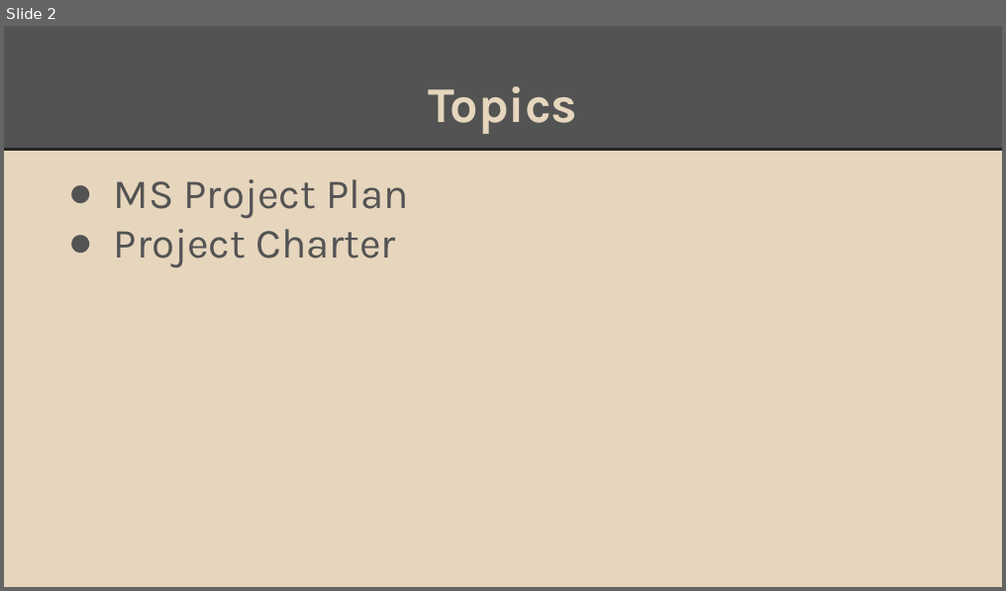
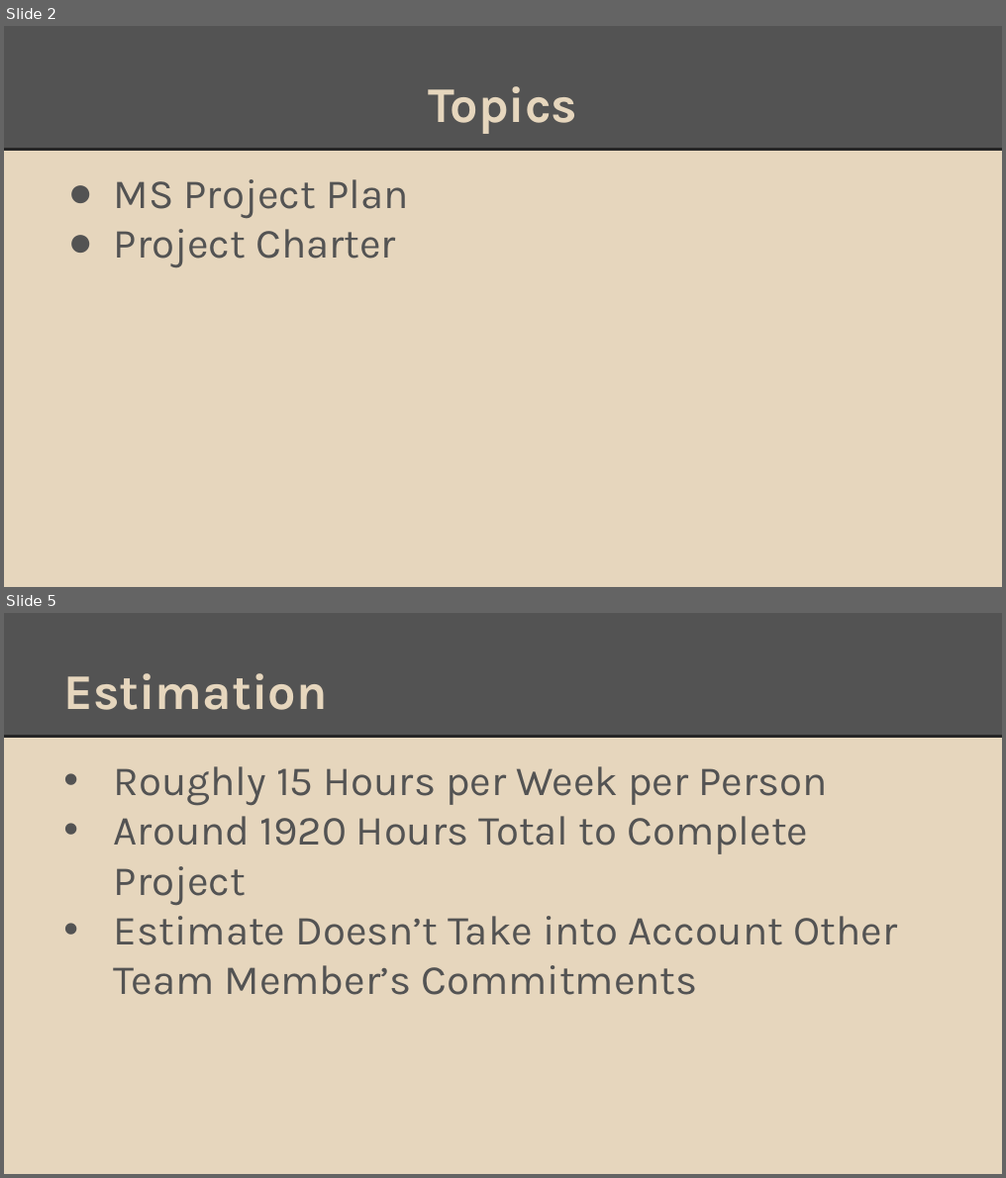
Before and after one commit to Sinmara/Senior-Design, a slide deck: Presentations/Project Charter Presentation.pptx. Shown one above the other, each under a label of ours: slide 2 before the commit, slides 2 and 5 after it; the slides between them are not shown. The pictures are 1006x591 and 1006x1178 pixels, drawn with LibreOffice and Linux fonts; fonts in the diff are those of the drawing. Boxes give left, top, right and bottom in pixels: in the first picture for what was removed or moved away, otherwise in the second. Text is boxed around its words. In the diff, an @@ line names an element or a change of style, - is before the commit and + after.

Commit message:
MS project slides updated

```diff
--- a/Presentations/Project Charter Presentation.pptx
+++ b/Presentations/Project Charter Presentation.pptx
@@ slide 5 added at (x1=4, y1=613, x2=1002, y2=1174), background #E6D6BD; not listed: 2 template elements that a slide beside it also shows @@
@@ title added at (x1=63, y1=673, x2=327, y2=710), 36 pt, text #E6D6BD, bold @@
+Estimation
@@ text added at (x1=114, y1=766, x2=897, y2=995), 30 pt, text #535353 @@
+• Roughly 15 Hours per Week per Person
+• Around 1920 Hours Total to Complete Project
+• Estimate Doesn’t Take into Account Other Team Member’s Commitments
```
Also in this commit, not shown: 3 slides changed, 1 other slide added, 1 slide removed.
